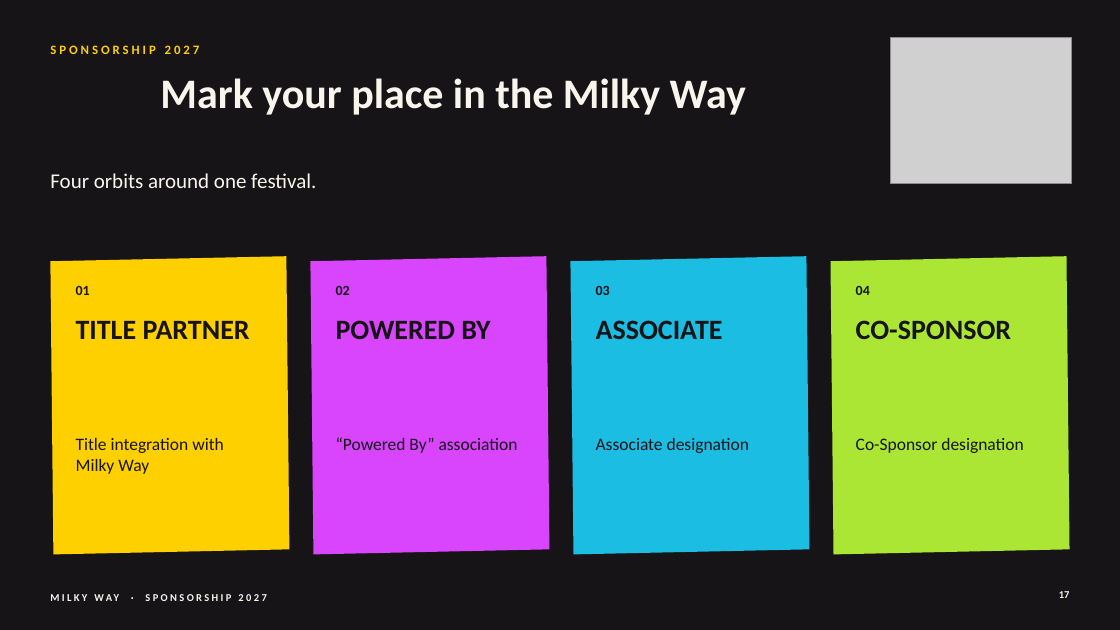
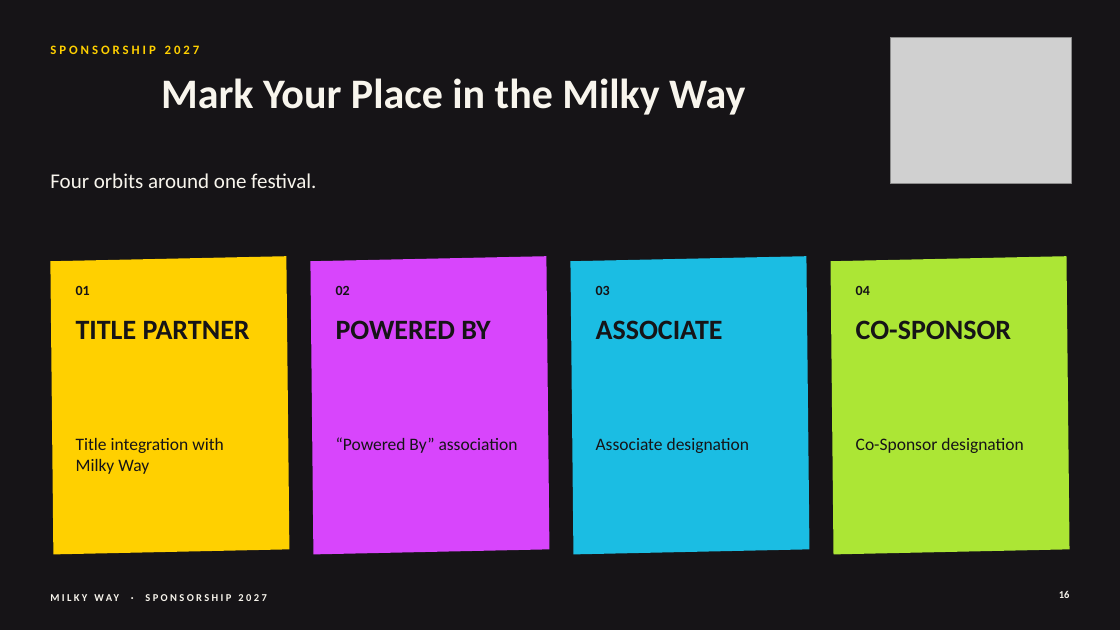
Before and after one commit to adityamittal2103/milkywayspons, a slide deck: slide 16 of deck/Milky-Way-Sponsorship-2027.pptx (slide 17 before the commit). Drawn at 1120x630 pixels with LibreOffice and Linux fonts; fonts in the diff are those of the drawing; grey boxes stand for pictures. Boxes give left, top, right and bottom in pixels: in the first picture for what was removed or moved away, otherwise in the second. Text is boxed around its words. In the diff, an @@ line names an element or a change of style, - is before the commit and + after.

```diff
--- a/deck/Milky-Way-Sponsorship-2027.pptx
+++ b/deck/Milky-Way-Sponsorship-2027.pptx
@@ title at (161,78,745,115): text changed @@
-Mark your place in the Milky Way
+Mark Your Place in the Milky Way
@@ page number at (1059,591,1070,598): text changed @@
-17
+16
```
Also in this commit, not shown: 14 other slides changed, 1 slide added, 2 slides removed, 30 other files.
